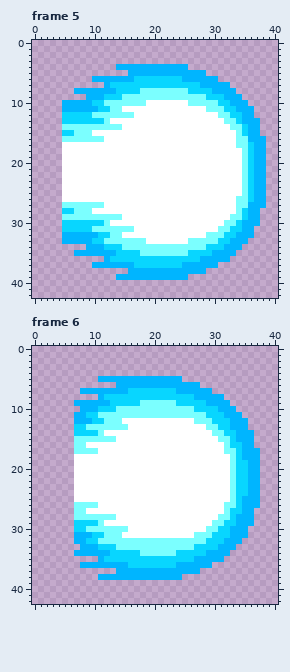
Pixel-art file, stored at art/sprites/plasmabeam.aseprite. Above is the file before it was changed.
41x43 pixels, 6 frames. Shown: frame 5, frame 6. The commit also changed other frames, which this record leaves out.
After the commit:
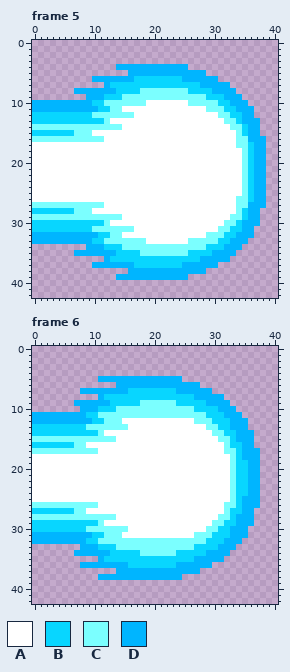
Palette (. is transparent): A #ffffff  B #08d6ff  C #7bffff  D #00b5ff
From old to new:
Changed rows in their new state; - is an unchanged pixel.
Frame 5:
first column x 0:
10 DDDDD
11 DDDDD
12 BBBBB
13 BBBBB
14 CCCCC
15 BBBBB
16 CCCCC
17 AAAAA
18 AAAAA
19 AAAAA
20 AAAAA
21 AAAAA
22 AAAAA
23 AAAAA
24 AAAAA
25 AAAAA
26 AAAAA
27 CCCCC
28 BBBBB
29 CCCCC
30 BBBBB
31 BBBBB
32 DDDDD
33 DDDDD
Frame 6:
first column x 0:
11 DDDDDDD
12 DDDDDDD
13 BBBBBBB
14 BBBBBBB
15 CCCCCCC
16 BBBBBBB
17 CCCCCCC
18 AAAAAAA
19 AAAAAAA
20 AAAAAAA
21 AAAAAAA
22 AAAAAAA
23 AAAAAAA
24 AAAAAAA
25 AAAAAAA
26 CCCCCCC
27 BBBBBBB
28 CCCCCCC
29 BBBBBBB
30 BBBBBBB
31 DDDDDDD
32 DDDDDDD
